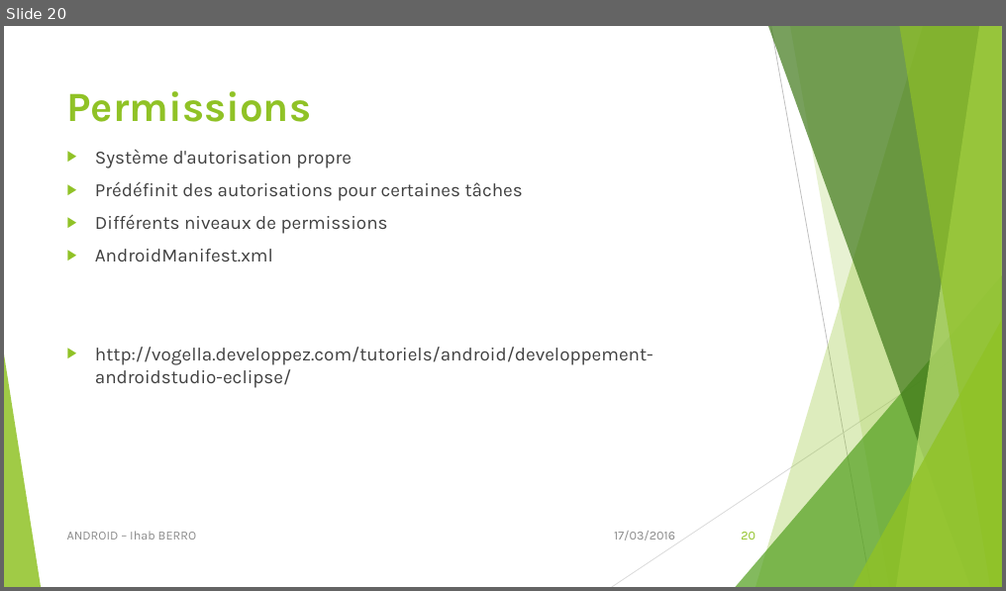
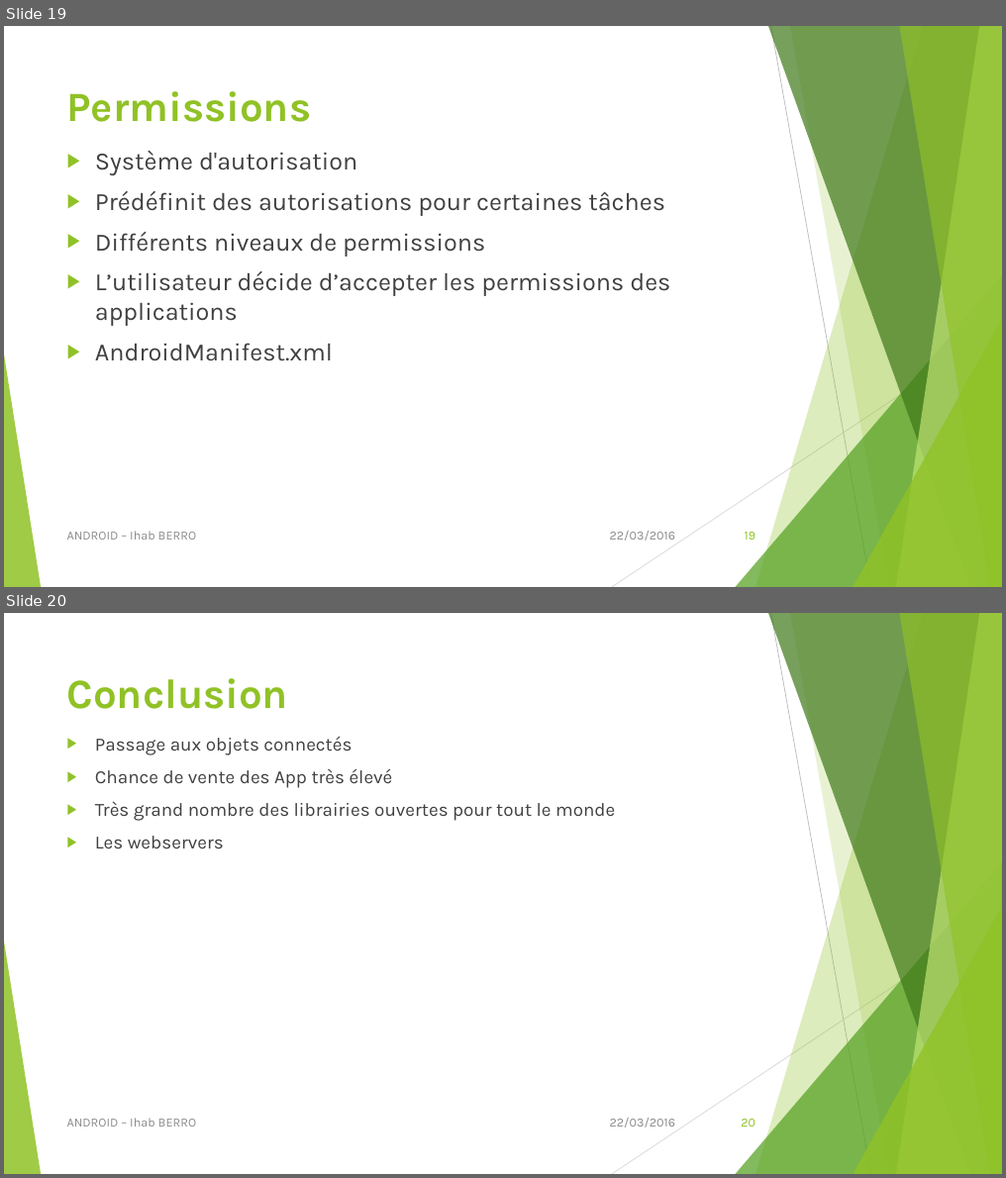
Before and after one commit to iberro/SMB214, a slide deck: Android.pptx. Shown one above the other, each under a label of ours: slide 20 before the commit, slides 19 and 20 after it. The pictures are 1006x591 and 1006x1178 pixels, drawn with LibreOffice and Linux fonts; fonts in the diff are those of the drawing. Boxes give left, top, right and bottom in pixels: in the first picture for what was removed or moved away, otherwise in the second. Text is boxed around its words. In the diff, an @@ line names an element or a change of style, - is before the commit and + after.

Commit message:
Conclusion I

```diff
--- a/Android.pptx
+++ b/Android.pptx
@@ slide 20 added at box(4, 613, 1002, 1174), background #FFFFFF; not listed: 10 template elements that a slide beside it also shows @@
@@ title added at box(67, 678, 289, 709), 40 pt, text #90C226, bold @@
+Conclusion
@@ text added at box(95, 736, 615, 849), 18 pt, text #404040 @@
+▶ Passage aux objets connectés
+▶ Chance de vente des App très élevé
+▶ Très grand nombre des librairies ouvertes pour tout le monde
+▶ Les webservers
@@ text added at box(67, 1118, 196, 1127), 12 pt, text #8C8C8C @@
+ANDROID – Ihab BERRO
@@ text added at box(610, 1118, 675, 1128), 12 pt, text #8C8C8C @@
+22/03/2016
@@ page number added at box(741, 1119, 755, 1127), 12 pt, text #90C226 @@
+20
@@ what was slide 20 is now slide 19 @@
@@ slide 19 changed as well @@
@@ text at box(95, 151, 357, 175): text changed; size 18 to 24 pt @@
-▶ Système d'autorisation propre
+▶ Système d'autorisation
@@ text at box(95, 191, 665, 362): size 18 to 24 pt in "Prédéfinit des autorisations pour certaines tâches", "Différents niveaux de permissions", "AndroidManifest.xml" @@
@@ text at box(95, 272, 670, 326): paragraph added @@
+▶ L’utilisateur décide d’accepter les permissions des applications
@@ text at box(95, 347, 653, 388): paragraph removed @@
-▶ http://vogella.developpez.com/tutoriels/android/developpement-androidstudio-eclipse/
@@ text at box(610, 531, 675, 541): text changed @@
-17/03/2016
+22/03/2016
@@ page number at box(745, 532, 755, 540): text changed @@
-20
+19
```
Also in this commit, not shown: 18 other slides changed, 1 slide removed.
